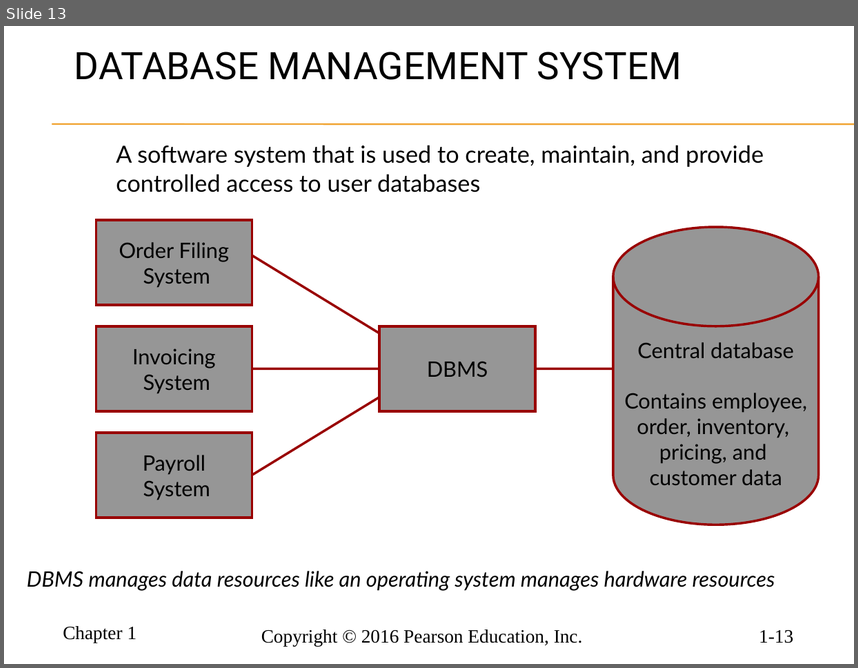
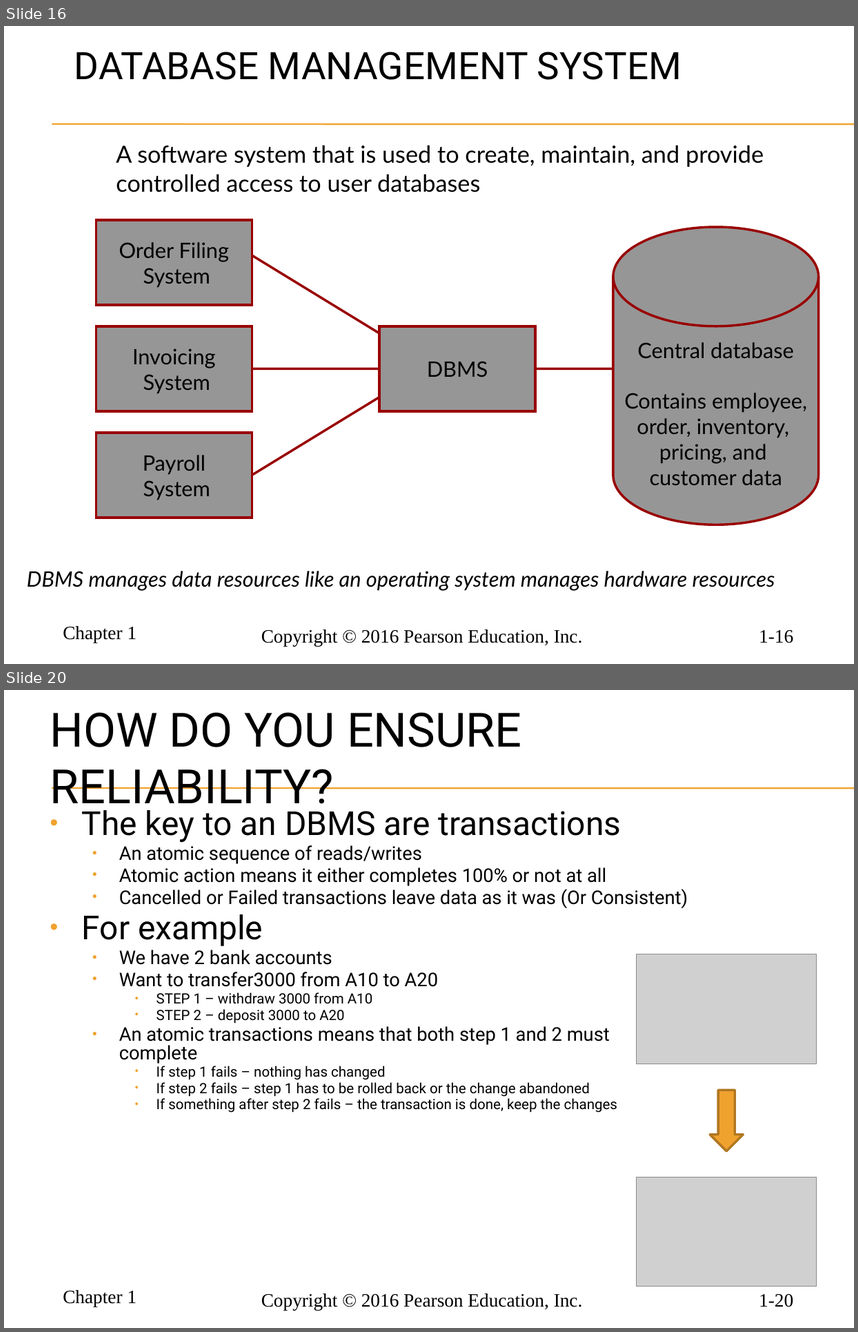
Before and after one commit to ccrngd1/SCTD-DWD271-IntroDB, a slide deck: hoffer_mdm12e_pp_ch01.pptx. Shown one above the other, each under a label of ours: slide 13 before the commit, slides 16 and 20 after it; the slides between them are not shown. The pictures are 858x668 and 858x1332 pixels, drawn with LibreOffice and Linux fonts; fonts in the diff are those of the drawing; grey boxes stand for pictures; background and template pictures are left out. Boxes give left, top, right and bottom in pixels: in the first picture for what was removed or moved away, otherwise in the second. Text is boxed around its words. In the diff, an @@ line names an element or a change of style, - is before the commit and + after.

```diff
--- a/hoffer_mdm12e_pp_ch01.pptx
+++ b/hoffer_mdm12e_pp_ch01.pptx
@@ slide 20 added at box(4, 690, 854, 1328), background picture (left out); not listed: 5 template elements that a slide beside it also shows @@
@@ title added at box(50, 712, 522, 814), 40 pt, text #000000 @@
+HOW DO YOU ENSURE RELIABILITY?
@@ text added at box(82, 810, 688, 1112), 16 pt, text #000000 @@
+• The key to an DBMS are transactions
+  • An atomic sequence of reads/writes
+  • Atomic action means it either completes 100% or not at all
+  • Cancelled or Failed transactions leave data as it was (Or Consistent)
+• For example
+  • We have 2 bank accounts
+  • Want to transfer3000 from A10 to A20
+    • STEP 1 – withdraw 3000 from A10
+    • STEP 2 – deposit 3000 to A20
+  • An atomic transactions means that both step 1 and 2 must
+    complete
+    • If step 1 fails – nothing has changed
+    • If step 2 fails – step 1 has to be rolled back or the change abandoned
+    • If something after step 2 fails – the transaction is done, keep the changes
@@ picture added at box(637, 954, 817, 1063) @@
@@ right arrow added at box(710, 1090, 743, 1151), fill #F0A22E, outline #B27822 2 pt @@
@@ picture added at box(637, 1177, 817, 1286) @@
@@ what was slide 13 is now slide 16 @@
@@ page number at box(759, 630, 793, 643): text changed @@
-1-13
+1-16
```
Also in this commit, not shown: 3 slides changed, 4 other slides added, 2 slides removed.
